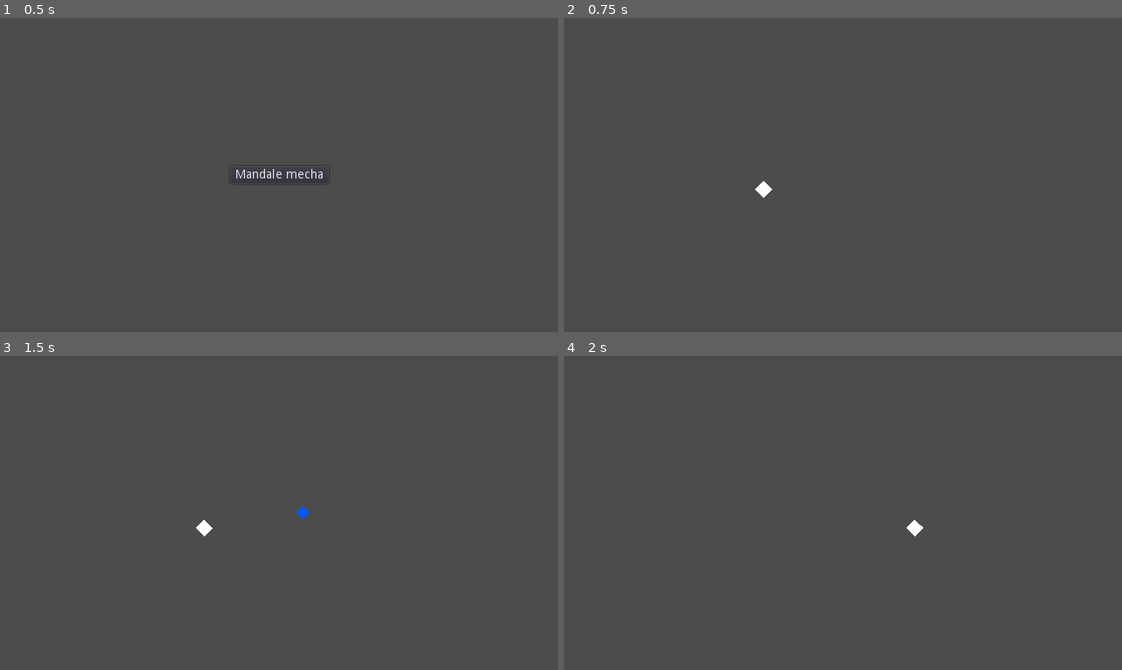
Above: before the commit, frames 1-4 (two rows, left to right).
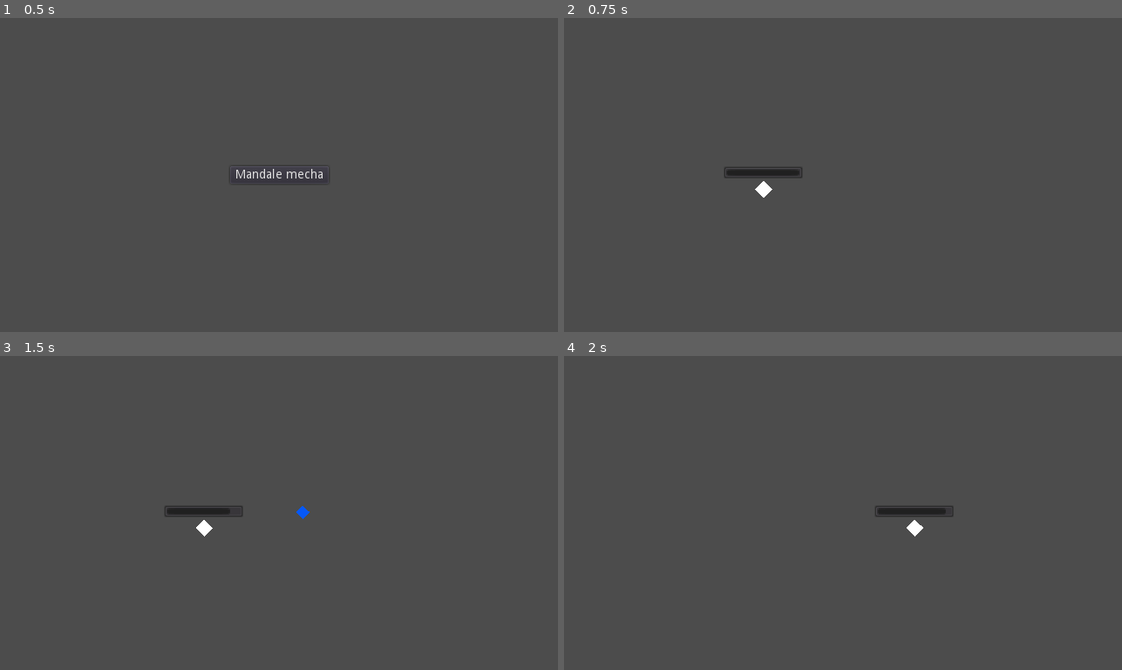
Above: after the commit, the same moments.

Repository: Laks0/Top-Down-Overcharge
Game: Godot game, scene res://MainMenu.tscn
Two runs of this game, one before a commit and one after it. Both use one fixed random seed, a clock stepped at 60 frames per second and the inputs below.
Inputs (mouse positions are in pixels of both pictures, inside the frame that each line leads up to):
- Up to frame 1 (0.5 s): no input
- Up to frame 2 (0.75 s): click "Mandale mecha" at 0.5 s
- Up to frame 3 (1.5 s): tap Enter at 1.25 s; move the mouse to (401, 497) at 1.27 s; hold D (control_right) from 1.28 s (still down); click (401, 497) at 1.35 s
- Up to frame 4 (2 s): keep holding D (control_right)

Frame 1 is identical in both runs. In frame 2, 0.4% of the frame differs, in the area x 28-43%, y 47-51%; in frame 3, 0.3%; in frame 4, 0.4%.

Commit message:
energía

Diff:
--- a/Entities/Kai.tscn
+++ b/Entities/Kai.tscn
@@ -17,3 +17,20 @@
 
 [node name="BulletCooldown" type="Timer" parent="."]
 one_shot = true
+
+[node name="HUD" type="Control" parent="."]
+margin_left = -37.0
+__meta__ = {
+"_edit_use_anchors_": false
+}
+
+[node name="Energy" type="ProgressBar" parent="HUD"]
+margin_left = -8.63149
+margin_top = -26.1921
+margin_right = 82.3685
+margin_bottom = -12.1921
+value = 100.0
+percent_visible = false
+__meta__ = {
+"_edit_use_anchors_": false
+}
--- a/Entities/Projectile.gd
+++ b/Entities/Projectile.gd
@@ -3,8 +3,9 @@
 export var speed     : int = 1000
 export var direction : Vector2
 
-export var cooldown  : float = .3
-export var knockback : int   = 170
+export var cooldown   : float = .3
+export var knockback  : int   = 170
+export var energyCost : int   = 15
 
 func _process(delta):
 	position += speed * direction * delta
--- a/Entities/playable.gd
+++ b/Entities/playable.gd
@@ -6,13 +6,25 @@
 
 var velocity : Vector2
 
-var health : float = 100
-var charge : float = 20
+export var maxHealth : float = 100
+export var maxEnergy : float = 100
+export var charge    : float = 15 # Carga por segundo
 
 # Weapon puede ser cualquier tipo de arma, todas las propiedades vienen de weapon
 export var weapon_class : PackedScene
 
+var health : float
+var energy : float
+func _ready():
+	health = maxHealth
+	energy = maxEnergy
+
 func _process(delta):
+	### ENERGÍA ###
+	energy += charge * delta
+	energy = clamp(energy, 0, maxEnergy)
+	$HUD/Energy.value = energy
+
 	### DISPARAR ###
 	if Input.is_action_just_pressed("shoot") and $BulletCooldown.is_stopped():
 		shoot(weapon_class)
@@ -41,10 +53,12 @@
 	var bullet = weapon.instance()
 	var direction = get_local_mouse_position().normalized()
 
-	get_parent().add_child(bullet)
-	bullet.position = position
-	bullet.direction = direction
+	if energy >= bullet.energyCost:
+		get_parent().add_child(bullet)
+		bullet.position = position
+		bullet.direction = direction
 
-	velocity -= bullet.knockback * direction
-	$BulletCooldown.wait_time = bullet.cooldown
-	$BulletCooldown.start()
+		velocity -= bullet.knockback * direction
+		$BulletCooldown.wait_time = bullet.cooldown
+		$BulletCooldown.start()
+		energy -= bullet.energyCost
